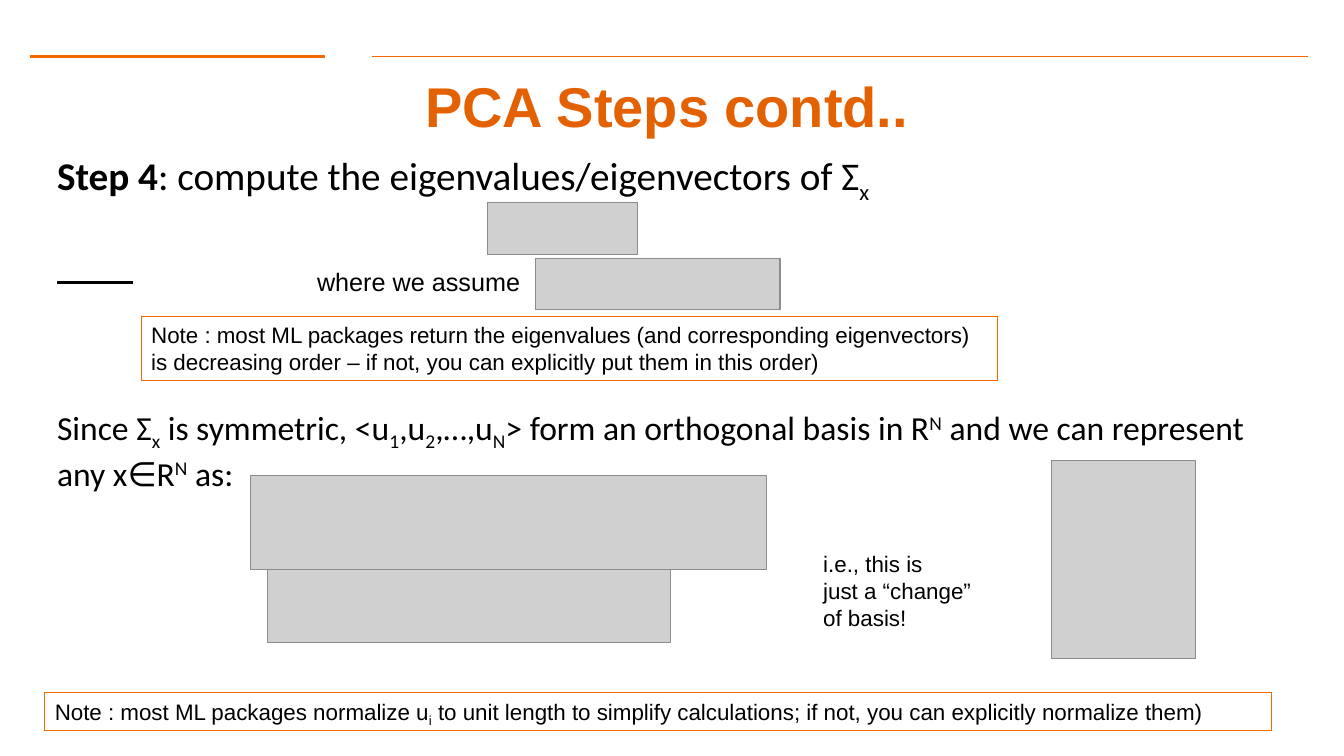
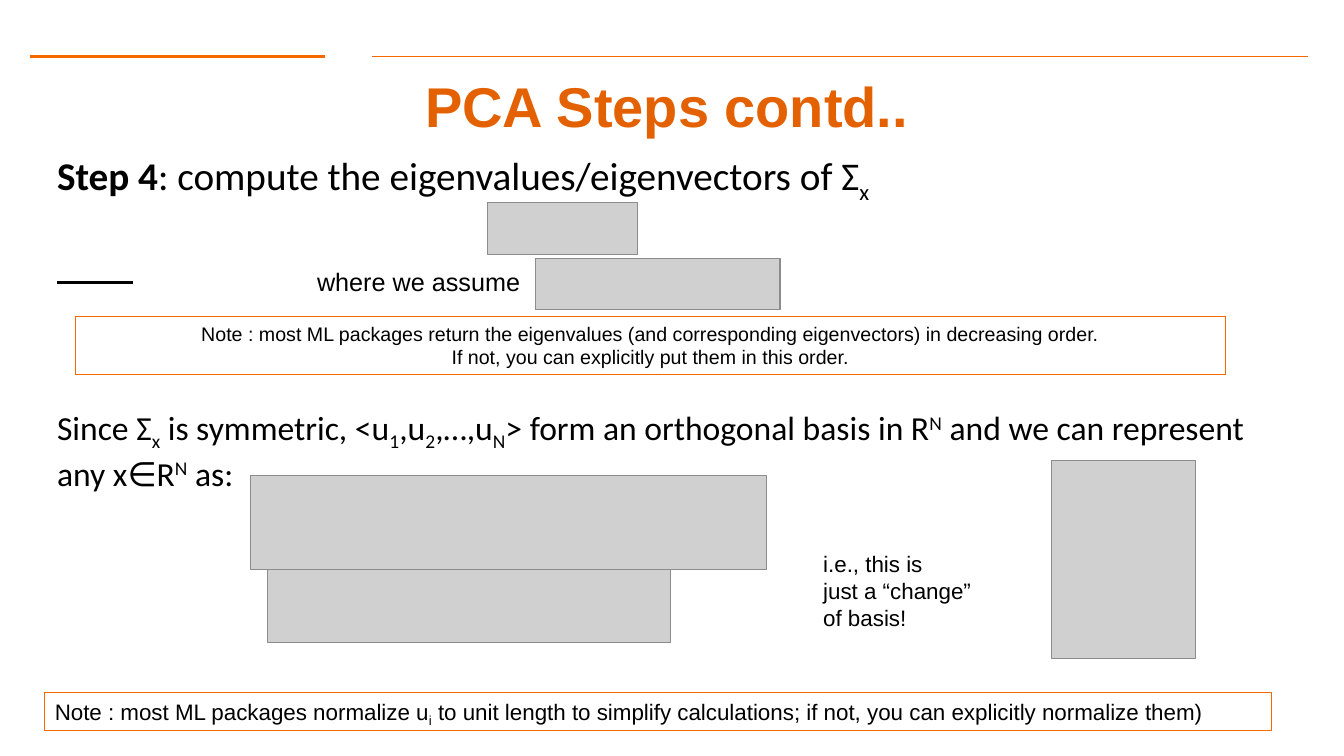
Before and after one commit to aiforsec/RIT-DSCI-633-FDS, a slide deck: slide 29 of Syllabus/Lecture 12/Lec12.pptx (slide 28 before the commit). Drawn at 1344x756 pixels with LibreOffice and Linux fonts; fonts in the diff are those of the drawing; grey boxes stand for pictures; background and template pictures are left out. Boxes give left, top, right and bottom in pixels: in the first picture for what was removed or moved away, otherwise in the second. Text is boxed around its words. In the diff, an @@ line names an element or a change of style, - is before the commit and + after.

```diff
--- a/Syllabus/Lecture 12/Lec12.pptx
+++ b/Syllabus/Lecture 12/Lec12.pptx
@@ rectangle "Note : most ML packages ...": place and size @@
-rectangle "Note : most ML packages ..." at <box>141,317,997,381</box>
+rectangle "Note : most ML packages ..." at <box>76,317,1226,374</box>
@@ text in rectangle at <box>201,326,1098,368</box>: text changed; size 16 to 14 pt @@
-Note : most ML packages return the eigenvalues (and corresponding eigenvectors)
-is decreasing order – if not, you can explicitly put them in this order)
+Note : most ML packages return the eigenvalues (and corresponding eigenvectors) in decreasing order.
+If not, you can explicitly put them in this order.
```
Also in this commit, not shown: 6 other slides changed, 1 slide added, 1 other file.
